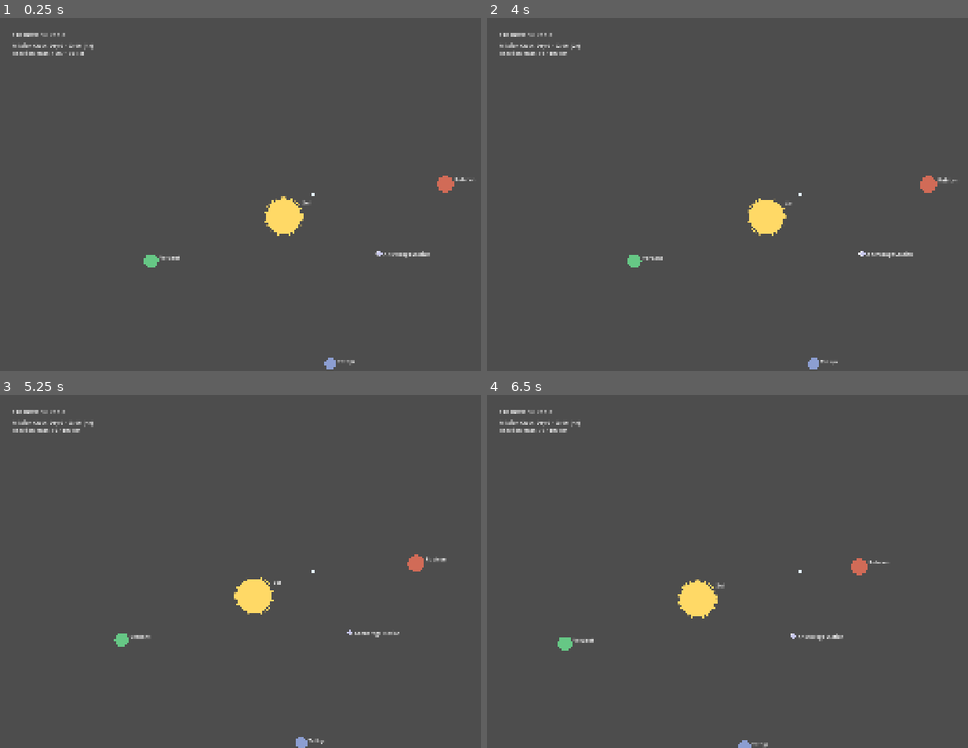
Above: before the commit, frames 1-4 (two rows, left to right).
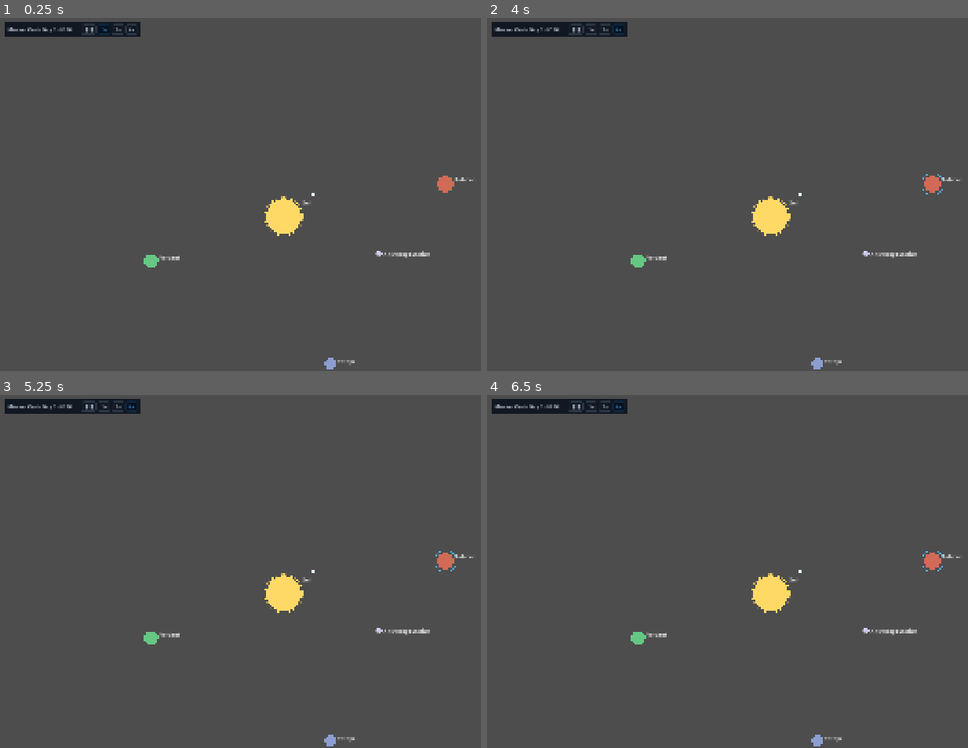
Above: after the commit, the same moments.

Repository: AndrewDrinkwater/farhorizon
Game: Godot game, scene res://src/ui/shell/main.tscn
Same seed, same stepped clock (60 frames per second), same inputs: the game is played once before the commit and once after it.
Inputs (mouse positions are in pixels of both pictures, inside the frame that each line leads up to):
- Up to frame 1 (0.25 s): no input
- Up to frame 2 (4 s): click (578, 28) at 0.5 s, where only the run after the commit has a clickable "❚❚"; click (592, 28) at 1.25 s, where only the run after the commit has a clickable "1×"; click (607, 28) at 2 s, where only the run after the commit has a clickable "2×"; click (616, 28) at 2.75 s, where only the run after the commit has a clickable "4×"; tap Enter at 3.5 s; move the mouse to (939, 176) at 3.52 s; hold ] (sim_speed_up) from 3.53 s (still down); hold Shift from 3.53 s (still down); click (939, 176) at 3.67 s
- Up to frame 3 (5.25 s): release ] (sim_speed_up) at 4.25 s; release Shift at 4.25 s; drag from (187, 589) to (283, 642) at 4.27 s; move the mouse to (375, 493) at 5.02 s; hold ] (sim_speed_up) from 5.03 s (still down); tap Ctrl at 5.1 s; click (375, 493) at 5.17 s
- Up to frame 4 (6.5 s): release ] (sim_speed_up) at 5.75 s; drag from (770, 642) to (612, 518) at 5.77 s

The runs differ from the first frame. In frame 1, 1.4% of the frame differs, in the area x 0-30%, y 1-11%; in frame 2, 2.1%; in frame 3, 3.5%; in frame 4, 3.7%, in the area x 0-99%, y 1-100%.

Commit message:
Build Helm console + shell time controls; wire order lifecycle (step 8)
HelmConsole (ADR 0013): Nav Plot click-to-select (+ highlight), Course Order
(burn selector, live ETA/RM preview, order buttons), Flight Status (state light,
distance/ETA, RM gauge), Order Log. Nav Plot map now emits nav_target_selected
(retires temp click-to-fly). main assembles the persistent shell: map +
TimeControls (clock + pause/1/2/4 in the shell) + Helm on a themed,
mouse-transparent UI layer; standalone clock/fuel HUD labels removed. Strings
for the console + voices + order rejects. GUT-tested.

Co-Authored-By: Claude Opus 4.8 (1M context) <noreply@anthropic.com>

Diff:
--- a/localization/strings.csv
+++ b/localization/strings.csv
@@ -33,6 +33,26 @@
 VOICE_SHIP_COURSE_LAID_IN,Course laid in. Engaging.
 VOICE_SHIP_ALL_STOP,Answering all stop.
 VOICE_SHIP_BELAYED,Order belayed.
+VOICE_SHIP_ORBIT_ESTABLISHED,Orbit established.
+VOICE_SHIP_ORBIT_BROKEN,Breaking orbit.
+VOICE_SPEAKER_SHIP,Ship
+LOG_LINE_FORMAT,{speaker}: {line}
+HELM_COURSE_ORDER,Course Order
+HELM_FLIGHT_STATUS,Flight Status
+HELM_ORDER_LOG,Order Log
+HELM_BURN_LABEL,Burn
+HELM_TARGET,Target
+HELM_DISTANCE,Distance
+HELM_ETA,ETA
+HELM_RM_COST,RM Cost
+HELM_STATUS,Status
+HELM_NO_TARGET,— none —
+HELM_ETA_FORMAT,{hours} h
+HELM_DISTANCE_FORMAT,{wu} wu
+HELM_RM_FORMAT,{rm} RM
+ORDER_REJECT_NOT_AT_BODY,Unable — not at a body.
+ORDER_REJECT_NOT_IN_ORBIT,Unable — not in orbit.
+TIME_PAUSE,❚❚
 ORDER_REJECT_TARGET_UNKNOWN,Unable — unknown target.
 ORDER_REJECT_NO_COURSE,Unable — no course laid in.
 ORDER_REJECT_BURN_INVALID,Unable — invalid burn intensity.
--- /dev/null
+++ b/src/ui/consoles/helm_console.gd
@@ -0,0 +1,320 @@
+class_name HelmConsole
+extends Control
+## The Helm console (ADR 0013, docs/consoles/helm.md): flight + navigation from
+## the captain's chair. Assembled from config-driven components (ADR 0007) laid
+## over the persistent Nav Plot map. It composes orders and issues them on
+## EventBus (ADR 0014) — it never mutates state; it reads GameState for display.
+##
+## Regions: Course Order (compose + issue), Flight Status (live readouts), Order
+## Log (acknowledgments / rejections). Time controls live in the shell, not here.
+
+const POST: String = "helm"
+
+# Compose state
+var _target_id: String = ""
+var _burn: int = FlightMath.Burn.STANDARD
+var _flight_state: int = FlightCore.State.IDLE
+
+# Course Order widgets
+var _target_readout: TReadout
+var _distance_readout: TReadout
+var _eta_readout: TReadout
+var _rm_readout: TReadout
+var _burn_buttons: Dictionary = {}  # burn:int -> TButton
+
+# Flight Status widgets
+var _status_light: TLight
+var _status_distance: TReadout
+var _status_eta: TReadout
+var _fuel_gauge: TGauge
+
+# Order Log
+var _order_log: TList
+
+
+func _ready() -> void:
+	set_anchors_preset(Control.PRESET_FULL_RECT)
+	mouse_filter = Control.MOUSE_FILTER_IGNORE  # let map clicks through; panels still catch theirs
+	_build_course_order()
+	_build_flight_status()
+	_build_order_log()
+	_connect_bus()
+	_refresh_preview()
+	_refresh_status()
+
+
+# --- Layout helpers ---
+
+func _place(ctrl: Control, al: float, at: float, ar: float, ab: float,
+		ol: float, ot: float, oright: float, ob: float) -> void:
+	ctrl.anchor_left = al
+	ctrl.anchor_top = at
+	ctrl.anchor_right = ar
+	ctrl.anchor_bottom = ab
+	ctrl.offset_left = ol
+	ctrl.offset_top = ot
+	ctrl.offset_right = oright
+	ctrl.offset_bottom = ob
+
+
+# --- Course Order region (compose + issue) ---
+
+func _build_course_order() -> void:
+	var panel := TPanel.new("HELM_COURSE_ORDER")
+	add_child(panel)
+	_place(panel, 0.0, 1.0, 0.0, 1.0, 16.0, -300.0, 380.0, -16.0)
+	var c := panel.content()
+
+	_target_readout = TReadout.new("HELM_TARGET")
+	c.add_child(_target_readout)
+
+	var burn_row := HBoxContainer.new()
+	burn_row.add_theme_constant_override("separation", 4)
+	c.add_child(burn_row)
+	var burn_caption := Label.new()
+	burn_caption.text = tr("HELM_BURN_LABEL")
+	burn_caption.add_theme_color_override("font_color", Palette.TEXT_DIM)
+	burn_caption.custom_minimum_size = Vector2(110.0, 0.0)
+	burn_row.add_child(burn_caption)
+	for entry: Array in [
+		[FlightMath.Burn.ECONOMY, "HELM_BURN_ECONOMY"],
+		[FlightMath.Burn.STANDARD, "HELM_BURN_STANDARD"],
+		[FlightMath.Burn.HARD, "HELM_BURN_HARD"],
+	]:
+		var burn: int = entry[0]
+		var button := TButton.new()
+		button.setup(entry[1], _select_burn.bind(burn))
+		burn_row.add_child(button)
+		_burn_buttons[burn] = button
+
+	_distance_readout = TReadout.new("HELM_DISTANCE")
+	c.add_child(_distance_readout)
+	_eta_readout = TReadout.new("HELM_ETA")
+	c.add_child(_eta_readout)
+	_rm_readout = TReadout.new("HELM_RM_COST")
+	c.add_child(_rm_readout)
+
+	var row1 := HBoxContainer.new()
+	row1.add_theme_constant_override("separation", 4)
+	c.add_child(row1)
+	row1.add_child(TButton.new().setup("HELM_LAY_IN_COURSE", _lay_in_course))
+	row1.add_child(TButton.new().setup("HELM_ENGAGE", _engage))
+	row1.add_child(TButton.new().setup("HELM_BELAY", _belay))
+
+	var row2 := HBoxContainer.new()
+	row2.add_theme_constant_override("separation", 4)
+	c.add_child(row2)
+	row2.add_child(TButton.new().setup("HELM_ALL_STOP", _all_stop))
+	row2.add_child(TButton.new().setup("HELM_ESTABLISH_ORBIT", _establish_orbit))
+	row2.add_child(TButton.new().setup("HELM_DOCK", _dock))
+
+	_refresh_burn_buttons()
+
+
+# --- Flight Status region (live readouts) ---
+
+func _build_flight_status() -> void:
+	var panel := TPanel.new("HELM_FLIGHT_STATUS")
+	add_child(panel)
+	_place(panel, 1.0, 0.0, 1.0, 0.0, -380.0, 16.0, -16.0, 220.0)
+	var c := panel.content()
+
+	_status_light = TLight.new("HELM_STATUS")
+	c.add_child(_status_light)
+	_status_distance = TReadout.new("HELM_DISTANCE")
+	c.add_child(_status_distance)
+	_status_eta = TReadout.new("HELM_ETA")
+	c.add_child(_status_eta)
+	_fuel_gauge = TGauge.new("HUD_REACTION_MASS")
+	c.add_child(_fuel_gauge)
+	_fuel_gauge.bind(_fuel_data)
+
+
+# --- Order Log region ---
+
+func _build_order_log() -> void:
+	var panel := TPanel.new("HELM_ORDER_LOG")
+	add_child(panel)
+	_place(panel, 1.0, 1.0, 1.0, 1.0, -380.0, -300.0, -16.0, -16.0)
+	_order_log = TList.new()
+	_order_log.size_flags_vertical = Control.SIZE_EXPAND_FILL
+	panel.content().add_child(_order_log)
+
+
+# --- Bus wiring ---
+
+func _connect_bus() -> void:
+	EventBus.nav_target_selected.connect(_on_target_selected)
+	EventBus.flight_state_changed.connect(_on_flight_state_changed)
+	EventBus.sim_tick.connect(_on_tick.unbind(1))
+	EventBus.fuel_changed.connect(_on_fuel_changed)
+	EventBus.order_acknowledged.connect(_on_order_acknowledged)
+	EventBus.order_rejected.connect(_on_order_rejected)
+	EventBus.game_state_loaded.connect(_on_state_loaded)
+
+
+func _on_target_selected(target_id: String) -> void:
+	_target_id = target_id
+	_refresh_preview()
+
+
+func _on_flight_state_changed(state: int) -> void:
+	_flight_state = state
+	_refresh_status()
+
+
+func _on_tick() -> void:
+	# Geometry changes as the ship moves: keep preview + status current.
+	_refresh_preview()
+	_refresh_status()
+
+
+func _on_fuel_changed(_pool: int, _value: float) -> void:
+	_fuel_gauge.refresh()
+	_refresh_preview()  # affordability may flip
+
+
+func _on_order_acknowledged(speaker_key: String, line_key: String) -> void:
+	_log(speaker_key, line_key)
+
+
+func _on_order_rejected(reason_key: String) -> void:
+	_log(CrewVoice.SHIP_VOICE, reason_key)
+
+
+func _on_state_loaded() -> void:
+	_fuel_gauge.refresh()
+	_refresh_preview()
+	_refresh_status()
+
+
+# --- Compose actions (burn + order buttons) ---
+
+func _select_burn(burn: int) -> void:
+	_burn = burn
+	_refresh_burn_buttons()
+	_refresh_preview()
+
+
+func _lay_in_course() -> void:
+	if _target_id == "":
+		return
+	EventBus.order_issued.emit({"type": "set_course", "target_id": _target_id, "burn": _burn})
+
+
+func _engage() -> void:
+	EventBus.order_issued.emit({"type": "engage"})
+
+
+func _belay() -> void:
+	EventBus.order_belayed.emit()
+
+
+func _all_stop() -> void:
+	EventBus.order_issued.emit({"type": "all_stop"})
+
+
+func _establish_orbit() -> void:
+	EventBus.order_issued.emit({"type": "establish_orbit"})
+
+
+func _dock() -> void:
+	EventBus.order_issued.emit({"type": "dock"})
+
+
+# --- Refresh ---
+
+func _refresh_burn_buttons() -> void:
+	for burn: int in _burn_buttons:
+		_burn_buttons[burn].modulate = Palette.ACCENT if burn == _burn else Color.WHITE
+
+
+func _refresh_preview() -> void:
+	var body := _resolve_body(_target_id)
+	if body == null:
+		_target_readout.set_value(tr("HELM_NO_TARGET"))
+		_distance_readout.set_value("—")
+		_eta_readout.set_value("—")
+		_rm_readout.set_value("—")
+		return
+	var preview := FlightMath.preview(GameState.ship.position, body.position, _burn,
+		GameState.ship.reaction_mass)
+	_target_readout.set_value(tr(body.name_key))
+	_distance_readout.set_value(_format_distance(preview["distance"]))
+	_eta_readout.set_value(_format_eta(preview["eta_ticks"]))
+	var rm_text := _format_rm(preview["rm_cost"])
+	if not bool(preview["affordable"]):
+		rm_text = "⚠ " + rm_text  # non-colour cue for "can't afford" (ADR 0012)
+	_rm_readout.set_value(rm_text)
+
+
+func _refresh_status() -> void:
+	var visual := _state_visual(_flight_state)
+	_status_light.set_state(visual[0], visual[1], tr(FlightCore.state_key(_flight_state)))
+
+	var order: Dictionary = GameState.ship.current_order
+	var body := _resolve_body(String(order.get("target_id", "")))
+	if body == null:
+		_status_distance.set_value("—")
+		_status_eta.set_value("—")
+		return
+	var dist: float = GameState.ship.position.distance_to(body.position)
+	_status_distance.set_value(_format_distance(dist))
+	if bool(order.get("engaged", false)):
+		_status_eta.set_value(_format_eta(FlightMath.eta_ticks(dist, int(order.get("burn", _burn)))))
+	else:
+		_status_eta.set_value("—")
+
+
+func _fuel_data() -> Dictionary:
+	var capacity: float = maxf(1.0, GameState.ship.max_reaction_mass)
+	return {
+		"ratio": GameState.ship.reaction_mass / capacity,
+		"text": "%.0f / %.0f RM" % [GameState.ship.reaction_mass, GameState.ship.max_reaction_mass],
+	}
+
+
+# --- Helpers ---
+
+func _log(speaker_key: String, line_key: String) -> void:
+	_order_log.add_record(tr("LOG_LINE_FORMAT").format({
+		"speaker": tr(speaker_key), "line": tr(line_key),
+	}))
+
+
+func _format_distance(wu: float) -> String:
+	return tr("HELM_DISTANCE_FORMAT").format({"wu": "%.0f" % wu})
+
+
+func _format_eta(ticks: int) -> String:
+	return tr("HELM_ETA_FORMAT").format({"hours": ticks})
+
+
+func _format_rm(rm: float) -> String:
+	return tr("HELM_RM_FORMAT").format({"rm": "%.1f" % rm})
+
+
+## Colour + glyph for a flight state. The glyph + the state name (set alongside)
+## are the non-colour channels (ADR 0012).
+func _state_visual(state: int) -> Array:
+	match state:
+		FlightCore.State.IDLE:
+			return [Palette.STATUS_IDLE, "○"]
+		FlightCore.State.COURSE_SET:
+			return [Palette.STATUS_INFO, "▷"]
+		FlightCore.State.IN_ORBIT:
+			return [Palette.STATUS_INFO, "◎"]
+		_:
+			return [Palette.STATUS_NOMINAL, "»"]  # any executing phase
+
+
+func _resolve_body(target_id: String) -> BodyData:
+	if target_id == "":
+		return null
+	var system := TypeRegistry.get_system(GameState.system.system_id)
+	if system == null:
+		return null
+	for body: BodyData in system.bodies:
+		if body.id == target_id:
+			return body
+	return null
--- a/src/ui/shell/clock_readout.gd
+++ /dev/null
@@ -1,30 +0,0 @@
-extends Label
-## Interim on-screen mission-clock readout (build-order step 2). Shows the
-## derived in-game calendar + current sim speed so you can watch the clock run.
-##
-## Reads SimClock through EventBus signals and getters only — it never mutates
-## state (ADR 0007). Player-facing text is routed through tr() keys (ADR 0010);
-## the calendar derivation is the pure SimCalendar (src/core). The shell HUD
-## replaces this readout in build-order step 8.
-
-
-func _ready() -> void:
-	# unbind(1) drops each signal's payload — we re-read state in _refresh().
-	EventBus.sim_tick.connect(_refresh.unbind(1))
-	EventBus.sim_speed_changed.connect(_refresh.unbind(1))
-	EventBus.game_state_loaded.connect(_refresh)
-	_refresh()
-
-
-func _refresh() -> void:
-	var tick: int = SimClock.get_tick()
-	var clock_text: String = tr("CLOCK_FORMAT").format({
-		"day": SimCalendar.day(tick),
-		"hour": "%02d" % SimCalendar.hour(tick),
-	})
-	var speed_text: String
-	if SimClock.is_paused():
-		speed_text = tr("CLOCK_PAUSED")
-	else:
-		speed_text = tr("CLOCK_SPEED").format({"speed": int(SimClock.get_speed())})
-	text = "%s  %s  [%s]" % [tr("HUD_CLOCK"), clock_text, speed_text]
--- a/src/ui/shell/fuel_readout.gd
+++ /dev/null
@@ -1,25 +0,0 @@
-extends Label
-## Interim live reaction-mass readout (build-order step 7). Shows current / max RM
-## so fuel is visible on the HUD. Replaced by the Helm Flight Status gauge in
-## step 8.
-##
-## Reads GameState.ship via EventBus.fuel_changed / game_state_loaded; it never
-## mutates (ADR 0007). Player-facing text via tr() keys (ADR 0010).
-
-
-func _ready() -> void:
-	EventBus.fuel_changed.connect(_on_fuel_changed)
-	EventBus.game_state_loaded.connect(_refresh)
-	_refresh()
-
-
-func _on_fuel_changed(_pool: int, _value: float) -> void:
-	_refresh()
-
-
-func _refresh() -> void:
-	var amount: String = tr("FUEL_FORMAT").format({
-		"current": "%.0f" % GameState.ship.reaction_mass,
-		"max": "%.0f" % GameState.ship.max_reaction_mass,
-	})
-	text = "%s  %s" % [tr("HUD_REACTION_MASS"), amount]
--- a/src/ui/shell/main.gd
+++ b/src/ui/shell/main.gd
@@ -1,16 +1,15 @@
 extends Node
-## Main entry scene (the terminal shell root).
-##
-## Interim shell — boots the run: loads the hardcoded system into GameState,
-## builds the spatial SystemView (bodies + ship + camera, step 4), and overlays
-## the screen-fixed HUD (clock readout + debug overlay). The persistent terminal
-## shell + Helm console replace this in build-order step 8.
+## Terminal shell root (ADR 0006/0013). Boots the run and assembles the
+## persistent shell: the Nav Plot map (SystemView), the shell time controls, and
+## the active console (Helm) laid over it — clock always running and visible. The
+## debug overlay sits on top. Consoles are screen-fixed under a themed UI layer;
+## the map lives in world space behind it.
 
-const ClockReadout := preload("res://src/ui/shell/clock_readout.gd")
-const FuelReadout := preload("res://src/ui/shell/fuel_readout.gd")
+const TimeControlsScene := preload("res://src/ui/shell/time_controls.gd")
+const HelmConsoleScene := preload("res://src/ui/consoles/helm_console.gd")
 const DebugOverlay := preload("res://src/ui/components/debug_overlay.gd")
 
-## Starting system until a save/new-game flow chooses one (step 3+ wiring).
+## Starting system until a save/new-game flow chooses one.
 const DEFAULT_SYSTEM_ID: String = "sol"
 
 
@@ -18,7 +17,7 @@
 	_bootstrap_system()
 	add_child(FlightController.new())  # system side of flight; talks via EventBus
 	_build_world()
-	_build_hud()
+	_build_ui()
 	add_child(DebugOverlay.new())
 
 	print("[Far Horizon] boot — v%s, schema %d · system '%s' (Space=pause, [/]=speed, F1=debug)" % [
@@ -48,21 +47,21 @@
 	view.build(system)
 
 
-## HUD lives under a CanvasLayer so it stays screen-fixed (the world Camera2D
-## would otherwise pan/zoom these Controls with it).
-func _build_hud() -> void:
+## UI lives under a CanvasLayer + themed root Control so it stays screen-fixed
+## (the world Camera2D would otherwise pan/zoom it) and inherits the terminal
+## theme. The root ignores mouse so empty-space clicks reach the Nav Plot map.
+func _build_ui() -> void:
 	var layer := CanvasLayer.new()
 	add_child(layer)
 
-	var title := Label.new()
-	title.position = Vector2(40.0, 40.0)
-	title.text = "FAR HORIZON  v%s" % GameVersion.GAME_VERSION
-	layer.add_child(title)
+	var root := Control.new()
+	root.set_anchors_preset(Control.PRESET_FULL_RECT)
+	root.mouse_filter = Control.MOUSE_FILTER_IGNORE
+	root.theme = TerminalTheme.build()
+	layer.add_child(root)
 
-	var clock: Label = ClockReadout.new()
-	clock.position = Vector2(40.0, 72.0)
-	layer.add_child(clock)
+	var time_controls := TimeControlsScene.new()
+	time_controls.position = Vector2(16.0, 12.0)
+	root.add_child(time_controls)
 
-	var fuel: Label = FuelReadout.new()
-	fuel.position = Vector2(40.0, 96.0)
-	layer.add_child(fuel)
+	root.add_child(HelmConsoleScene.new())
--- /dev/null
+++ b/src/ui/shell/time_controls.gd
@@ -0,0 +1,56 @@
+class_name TimeControls
+extends PanelContainer
+## Persistent shell time controls (ADR 0006, helm.md): the mission clock readout
+## plus pause / 1× / 2× / 4× buttons. These set the captain's *watch speed* and
+## live in the shell, not inside any console. Reads SimClock; the speed buttons
+## emit through SimClock (a service), the console never sees them.
+
+const SPEEDS: Array[float] = [1.0, 2.0, 4.0]
+
+var _clock: Label
+var _pause_button: Button
+var _speed_buttons: Dictionary = {}  # speed: float -> Button
+
+
+func _init() -> void:
+	var row := HBoxContainer.new()
+	row.add_theme_constant_override("separation", 8)
+	add_child(row)
+
+	_clock = Label.new()
+	_clock.custom_minimum_size = Vector2(220.0, 0.0)
+	row.add_child(_clock)
+
+	_pause_button = TButton.new()
+	_pause_button.setup("TIME_PAUSE", Callable(SimClock, "toggle_pause"))
+	row.add_child(_pause_button)
+
+	for speed: float in SPEEDS:
+		var button := TButton.new()
+		button.setup("", Callable(SimClock, "set_speed").bind(speed))
+		button.text = "%d×" % int(speed)
+		row.add_child(button)
+		_speed_buttons[speed] = button
+
+
+func _ready() -> void:
+	EventBus.sim_tick.connect(_refresh.unbind(1))
+	EventBus.sim_speed_changed.connect(_refresh.unbind(1))
+	EventBus.game_state_loaded.connect(_refresh)
+	_refresh()
+
+
+func _refresh() -> void:
+	var tick := SimClock.get_tick()
+	var clock_text := tr("CLOCK_FORMAT").format({
+		"day": SimCalendar.day(tick),
+		"hour": "%02d" % SimCalendar.hour(tick),
+	})
+	_clock.text = "%s  %s" % [tr("HUD_CLOCK"), clock_text]
+
+	# Highlight the active control (non-colour cue: the label too, via the dim/bright).
+	var paused := SimClock.is_paused()
+	_pause_button.modulate = Palette.ACCENT if paused else Color.WHITE
+	for speed: float in _speed_buttons:
+		var active: bool = not paused and is_equal_approx(SimClock.get_speed(), speed)
+		_speed_buttons[speed].modulate = Palette.ACCENT if active else Color.WHITE
--- a/src/world/body_view.gd
+++ b/src/world/body_view.gd
@@ -9,6 +9,15 @@
 const LABEL_SCALE: float = 2.2
 
 var data: BodyData
+var _selected: bool = false
+
+
+## Highlight this body as the current Nav Plot target (ADR 0013).
+func set_selected(selected: bool) -> void:
+	if _selected == selected:
+		return
+	_selected = selected
+	queue_redraw()
 
 
 func setup(p_data: BodyData) -> void:
@@ -25,6 +34,8 @@
 func _draw() -> void:
 	if data == null:
 		return
+	if _selected:
+		draw_arc(Vector2.ZERO, data.radius + 18.0, 0.0, TAU, 48, Palette.ACCENT, 2.0, true)
 	match data.kind:
 		BodyData.Kind.STAR:
 			draw_circle(Vector2.ZERO, data.radius, data.tint)
--- a/src/world/system_view.gd
+++ b/src/world/system_view.gd
@@ -2,8 +2,10 @@
 extends Node2D
 ## Builds the spatial view of a star system from authored SystemData: a static
 ## BodyView per body, the ship marker, and a camera that follows the ship
-## (ADR 0005). Presentation only — it reads GameState/authored data and never
-## mutates state. The Helm Nav Plot (step 8) grows from this.
+## (ADR 0005). This is the Helm Nav Plot's map: clicking a body selects it as the
+## course target (compose-time intent, ADR 0013/0014) — it emits
+## EventBus.nav_target_selected and the Helm console takes it from there. The map
+## owns its own selection highlight. Presentation only — never mutates state.
 
 ## Render scale: world units -> pixels. The single place wu maps to screen
 ## (CONVENTIONS.md "do not hardcode distances"). 1:1 for now, tune by feel.
@@ -14,6 +16,7 @@
 var _ship_view: ShipView
 var _camera: Camera2D
 var _system: SystemData
+var _body_views: Dictionary = {}  # id: String -> BodyView
 
 
 func build(system: SystemData) -> void:
@@ -24,6 +27,7 @@
 		var view := BodyView.new()
 		add_child(view)
 		view.setup(body)
+		_body_views[body.id] = view
 
 	_ship_view = ShipView.new()
 	add_child(_ship_view)
@@ -35,25 +39,22 @@
 	_ship_view.add_child(_camera)
 	_camera.make_current()
 
+	EventBus.nav_target_selected.connect(_on_target_selected)
 
-## TEMPORARY (step 6): click a body to plot + engage a Standard course, so the
-## ship visibly flies before the Helm Nav Plot exists. Replaced by the proper
-## compose → preview → confirm flow in step 8 (docs/consoles/helm.md).
+
 func _unhandled_input(event: InputEvent) -> void:
 	if _system == null:
 		return
 	if event is InputEventMouseButton and event.pressed and event.button_index == MOUSE_BUTTON_LEFT:
-		var world := get_global_mouse_position()
-		var target := _body_at(world)
+		var target := _body_at(get_global_mouse_position())
 		if target != null:
-			# Parked at a refuelling body? Dock. Otherwise plot + engage a course.
-			if target.can_refuel and FlightCore.has_arrived(GameState.ship.position, target.position):
-				EventBus.order_issued.emit({"type": "dock"})
-			else:
-				EventBus.order_issued.emit({
-					"type": "set_course", "target_id": target.id, "burn": FlightMath.Burn.STANDARD,
-				})
-				EventBus.order_issued.emit({"type": "engage"})
+			EventBus.nav_target_selected.emit(target.id)
+
+
+## Keep the map's highlight in sync with the selected target (single source).
+func _on_target_selected(target_id: String) -> void:
+	for id: String in _body_views:
+		_body_views[id].set_selected(id == target_id)
 
 
 func _body_at(world_pos: Vector2) -> BodyData:
--- /dev/null
+++ b/tests/unit/test_helm_console.gd
@@ -0,0 +1,57 @@
+extends GutTest
+## Helm console wiring (ADR 0013/0014): it builds without error and turns
+## compose-time selection + button presses into the right orders on EventBus
+## (the system side is FlightController, tested separately). Snapshots GameState.
+
+var _snapshot: Dictionary
+var _helm: HelmConsole
+
+
+func before_each() -> void:
+	_snapshot = GameState.to_dict()
+	GameState.system.system_id = "sol"
+	GameState.ship = ShipState.new()
+	GameState.clock.speed = 0.0
+	_helm = HelmConsole.new()
+	add_child_autofree(_helm)  # runs _ready -> builds panels + connects the bus
+
+
+func after_each() -> void:
+	GameState.from_dict(_snapshot)
+
+
+func test_console_builds_without_error() -> void:
+	assert_not_null(_helm, "console instantiated")
+	assert_true(_helm.get_child_count() > 0, "panels were built")
+
+
+func test_selecting_target_then_lay_in_issues_set_course() -> void:
+	watch_signals(EventBus)
+	EventBus.nav_target_selected.emit("verdant")  # map click → console selection
+	_helm._lay_in_course()  # the Lay In Course button's action
+	assert_signal_emitted(EventBus, "order_issued", "lay-in issues an order")
+	var params: Array = get_signal_parameters(EventBus, "order_issued", 0)
+	var order: Dictionary = params[0]
+	assert_eq(order.get("type"), "set_course")
+	assert_eq(order.get("target_id"), "verdant", "issues for the selected target")
+
+
+func test_lay_in_does_nothing_without_a_target() -> void:
+	watch_signals(EventBus)
+	_helm._lay_in_course()
+	assert_signal_not_emitted(EventBus, "order_issued", "no target -> no order")
+
+
+func test_burn_selection_carries_into_the_order() -> void:
+	watch_signals(EventBus)
+	EventBus.nav_target_selected.emit("rubicon")
+	_helm._select_burn(FlightMath.Burn.HARD)
+	_helm._lay_in_course()
+	var order: Dictionary = get_signal_parameters(EventBus, "order_issued", 0)[0]
+	assert_eq(order.get("burn"), FlightMath.Burn.HARD, "chosen burn is composed in")
+
+
+func test_acknowledgment_is_logged() -> void:
+	# An ack on the bus should append to the order log without error.
+	EventBus.order_acknowledged.emit(CrewVoice.SHIP_VOICE, "VOICE_SHIP_COURSE_LAID_IN")
+	assert_eq(_helm._order_log._box.get_child_count(), 1, "one log line recorded")
Not shown, added: src/ui/consoles/helm_console.gd.uid
Not shown, removed: src/ui/shell/clock_readout.gd.uid
Not shown, removed: src/ui/shell/fuel_readout.gd.uid
Not shown, added: src/ui/shell/time_controls.gd.uid
Not shown, added: tests/unit/test_helm_console.gd.uid
Not shown, removed: src/ui/consoles/.gitkeep
